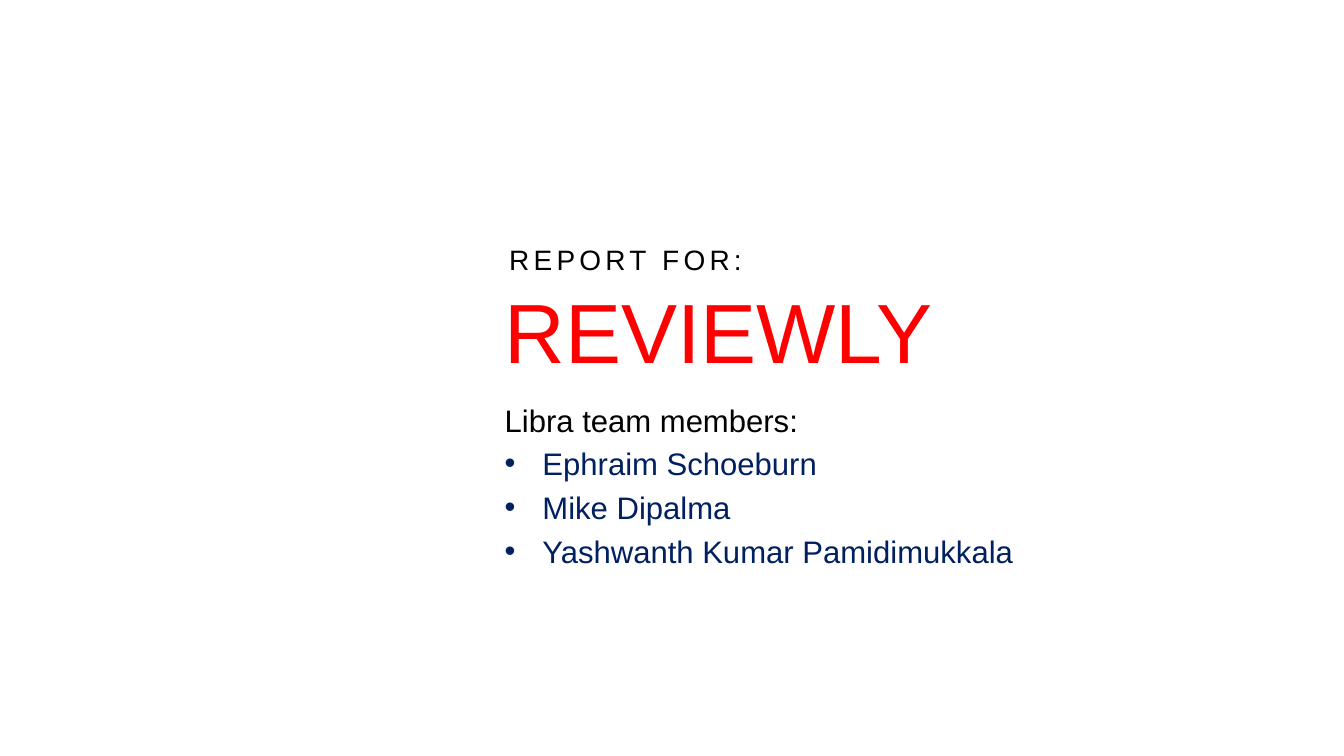
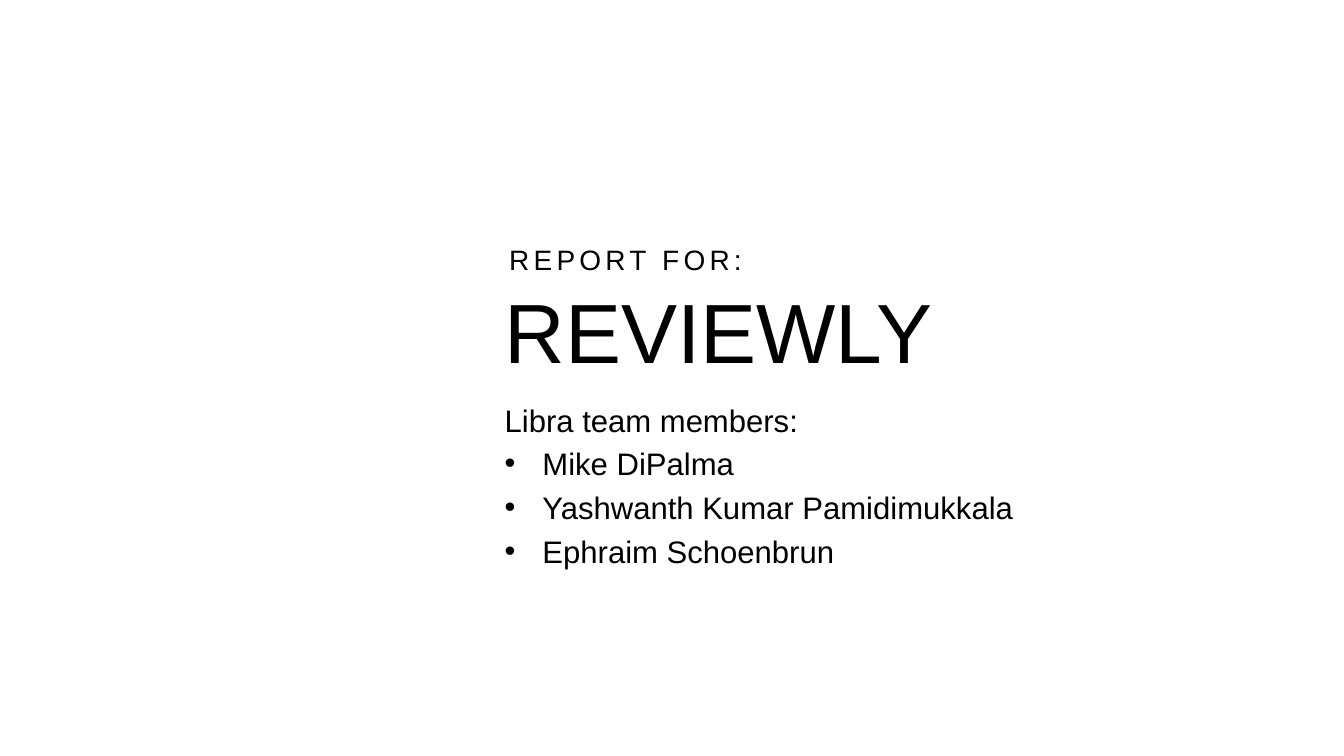
Before and after one commit to methoddatascience/Libra, a slide deck: slide 1 of reviewly/reviewly_libra.pptx. Drawn at 1344x756 pixels with LibreOffice and Linux fonts; fonts in the diff are those of the drawing; background and template pictures are left out. Boxes give left, top, right and bottom in pixels: in the first picture for what was removed or moved away, otherwise in the second. Text is boxed around its words. In the diff, an @@ line names an element or a change of style, - is before the commit and + after.

```diff
--- a/reviewly/reviewly_libra.pptx
+++ b/reviewly/reviewly_libra.pptx
@@ title "REVIEWLY" at box(505, 305, 932, 363): text colour #FF0000 to #000000 @@
@@ subtitle at box(542, 452, 734, 476): text changed; text colour #002060 to #000000 @@
-• Ephraim Schoeburn
-• Mike Dipalma
+• Mike DiPalma
@@ subtitle at box(542, 496, 1013, 520): text colour #002060 to #000000 in "Yashwanth Kumar Pamidimukkala" @@
@@ subtitle at box(542, 540, 834, 570): paragraph added @@
+• Ephraim Schoenbrun
```
Also in this commit, not shown: 7 other slides changed, 9 slides added, 1 slide removed.
